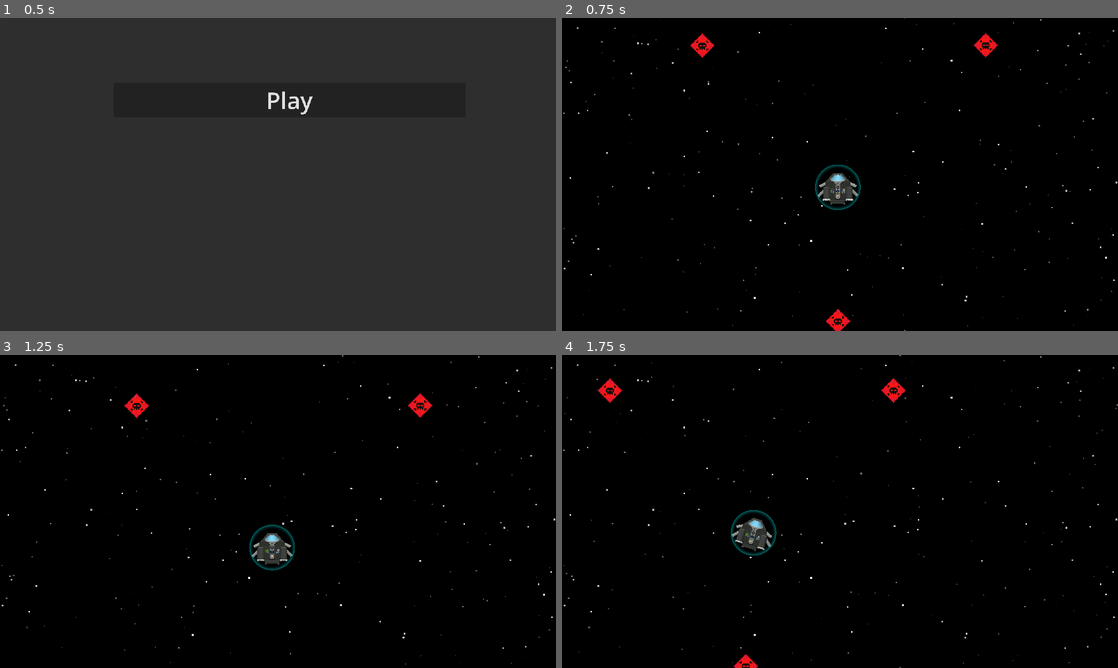
Above: before the commit, frames 1-4 (two rows, left to right).
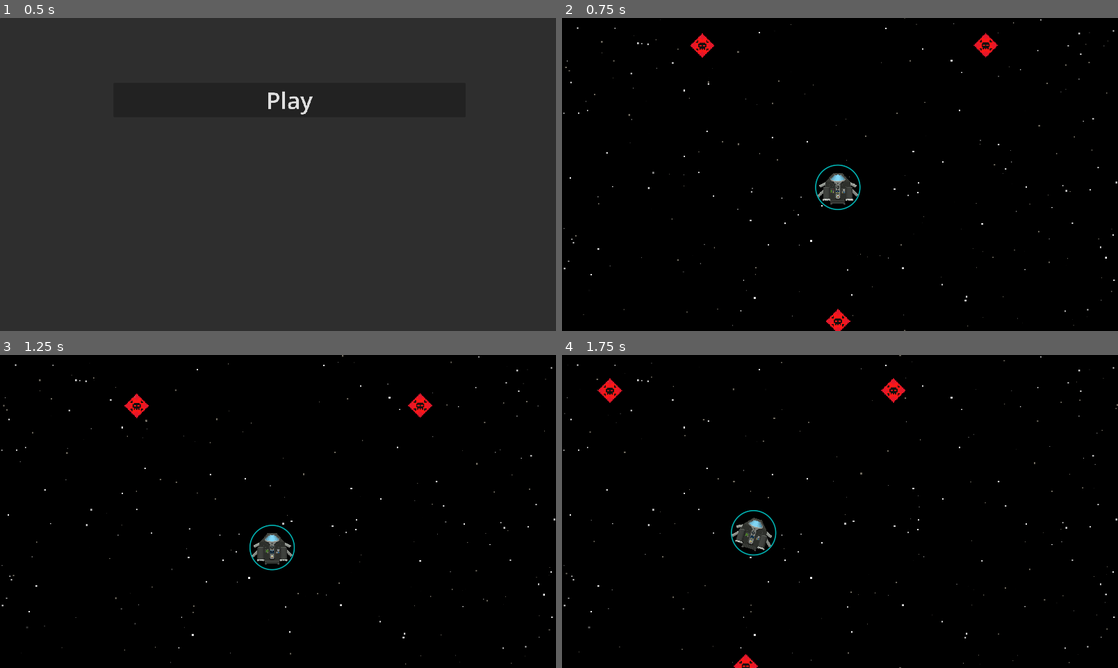
Above: after the commit, the same moments.

Repository: creusator/A_Random_Space_Game
Game: Godot game, scene res://UI/Menus/MainMenu/MainMenu.tscn
The game is run twice, just before and just after one commit, with the same random seed, the same clock (stepped at 60 frames per second) and the same inputs.
Inputs (mouse positions are in pixels of both pictures, inside the frame that each line leads up to):
- Up to frame 1 (0.5 s): no input
- Up to frame 2 (0.75 s): click "Play" at 0.5 s
- Up to frame 3 (1.25 s): no input
- Up to frame 4 (1.75 s): move the mouse to (962, 495) at 1.27 s; hold D (rotate_right) from 1.28 s (still down); hold Right mouse button (enable_precision_mode_hold) from 1.28 s (still down)

Frame 1 is identical in both runs. In frame 2, 0.2% of the frame differs, in the area x 45-54%, y 46-62%; in frame 3, 0.2%; in frame 4, 0.2%, in the area x 30-39%, y 49-65%.

Commit message:
VFX - improved shield shader
- more settings to fiddle with.
- soon capsule shapes

Diff:
--- a/Entities/Ships/NorikerMKI/ShipComponents/InternalComponents/ShieldGenerator/NorikerShield.tscn
+++ b/Entities/Ships/NorikerMKI/ShipComponents/InternalComponents/ShieldGenerator/NorikerShield.tscn
@@ -6,16 +6,26 @@
 
 [sub_resource type="ShaderMaterial" id="ShaderMaterial_s45xk"]
 shader = ExtResource("2_s45xk")
+shader_parameter/shape_type = 0
 shader_parameter/shape_size = Vector2(100, 100)
+shader_parameter/radius = 50.0
 shader_parameter/color = Vector4(0, 0.5, 1, 1)
+shader_parameter/line_thickness = 3.0
+shader_parameter/smooth_factor = 4.0
+shader_parameter/inner_shrink = 0.65
 
 [sub_resource type="CircleShape2D" id="CircleShape2D_22pi5"]
 radius = 80.0
 
 [sub_resource type="ShaderMaterial" id="ShaderMaterial_ocreq"]
 shader = ExtResource("2_s45xk")
+shader_parameter/shape_type = 0
 shader_parameter/shape_size = Vector2(100, 100)
-shader_parameter/color = Vector4(0, 0.8, 1, 1)
+shader_parameter/radius = 50.0
+shader_parameter/color = Vector4(0, 0.8, 1, 0.73)
+shader_parameter/line_thickness = 0.1
+shader_parameter/smooth_factor = 4.0
+shader_parameter/inner_shrink = 1.0
 
 [sub_resource type="Gradient" id="Gradient_ocreq"]
 offsets = PackedFloat32Array(1)
@@ -41,7 +51,7 @@
 
 [node name="VFX" type="Sprite2D" parent="." index="2" node_paths=PackedStringArray("collision_shape")]
 material = SubResource("ShaderMaterial_ocreq")
-scale = Vector2(3.23918, 2.00026)
+scale = Vector2(2.07745, 2.00026)
 texture = SubResource("GradientTexture2D_e3lsf")
 region_rect = Rect2(119, 14, 20, 51)
 script = ExtResource("3_ocreq")
--- a/Scripts/Shaders/EnergyShield.gdshader
+++ b/Scripts/Shaders/EnergyShield.gdshader
@@ -1,20 +1,58 @@
 shader_type canvas_item;
 
+uniform int shape_type = 0; // 0 = circle, 1 = capsule
 uniform vec2 shape_size = vec2(100.0, 100.0);
-uniform vec4 color = vec4(0.0, 1.0, 1.0, 1.0);
+uniform float radius = 50.0;
+uniform vec4 color = vec4(0.0, 0.8, 1.0, 0.7);
 
-float circle(vec2 position, float radius, float feather)
-{
-	return smoothstep(radius, radius + feather, length(position));
+uniform float line_thickness = 0.1;
+uniform float smooth_factor = 4.0;
+uniform float inner_shrink = 1.0;
+
+float sd_circle(vec2 p, float r) {
+	return length(p) - r;
+}
+
+float sd_roundrect(vec2 p, vec2 b, float r) {
+	vec2 q = abs(p) - b;
+	return length(max(q, vec2(0.0))) + min(max(q.x, q.y), 0.0) - r;
 }
 
 void fragment() {
 	vec2 center = vec2(0.5, 0.5);
-	vec2 uv = (UV - center) * shape_size / max(shape_size.x, shape_size.y);
-	float radius = 0.49;
-	float outer = circle(uv, radius, 0.01);
-	float fade_effect = sin(TIME) * 0.02;
-	float inner = 1.0 - circle(uv, radius * 0.8, 0.25 - fade_effect);
+	float maxdim = max(shape_size.x, shape_size.y);
+	vec2 uv = (UV - center) * shape_size / maxdim;
+	float sdf = 1.0;
+	if (shape_type == 0) {
+		float r = 0.48;
+		sdf = sd_circle(uv, r);
+	} else {
+		float r_px = radius * 0.99;
+		float half_h_px = max((shape_size.y * 0.49) - r_px, 0.0);
+		float r_norm = r_px / maxdim;
+		float half_h_norm = half_h_px / maxdim;
+		sdf = sd_roundrect(uv, vec2(r_norm, half_h_norm), r_norm);
+	}
+	float inside = 1.0 - smoothstep(0.0, smooth_factor / maxdim, sdf);
+	float t_norm = line_thickness / maxdim;
+	float s_norm = smooth_factor / maxdim;
+	float outline = 1.0 - smoothstep(t_norm, t_norm + s_norm, abs(sdf));
+	float inner = 0.0;
+	if (shape_type == 0) {
+		float r_in = 0.5 * inner_shrink;
+		float sdf_in = sd_circle(uv, r_in);
+		inner = 1.0 - smoothstep(-s_norm, s_norm, sdf_in);
+	} else {
+		float r_px = radius;
+		float half_h_px = max((shape_size.y * 0.5) - r_px, 0.0);
+		float r_norm = r_px / maxdim;
+		float half_h_norm = half_h_px / maxdim;
+		vec2 b_in = vec2(r_norm * inner_shrink, half_h_norm * inner_shrink);
+		float r_in_norm = r_norm * inner_shrink;
+		float sdf_in = sd_roundrect(uv, b_in, r_in_norm);
+		inner = 1.0 - smoothstep(-s_norm, s_norm, sdf_in);
+	}
+	float alpha = clamp((outline + (inside - inner)), 0.0, 1.0);
 	COLOR = color;
-	COLOR.a -= outer + inner;
+	COLOR.a *= alpha;
 }
--- a/Scripts/VFX/EnergyShieldVFX/AutoCollisionSize.gd
+++ b/Scripts/VFX/EnergyShieldVFX/AutoCollisionSize.gd
@@ -7,22 +7,31 @@
 
 func _update_sprite_and_shader() -> void:
 	if collision_shape == null or collision_shape.shape == null:
-		push_error("No valid CollisionShape2D assigned")
 		return
+
 	var shape = collision_shape.shape
 	var texture_size = texture.get_size()
-	if material == null:
-		push_error("You forgot the shader material dumbass")
+	var mat := material as ShaderMaterial
+	if mat == null:
 		return
+
 	var new_size = Vector2.ZERO
-	if shape is RectangleShape2D:
-		new_size = shape.extents * 2.0
-	elif shape is CircleShape2D:
+	var shape_type = 0
+	var radius_px = 0.0
+
+	if shape is CircleShape2D:
 		new_size = Vector2(shape.radius * 2.0, shape.radius * 2.0)
+		shape_type = 0
+		radius_px = shape.radius
 	elif shape is CapsuleShape2D:
-		new_size = Vector2(shape.radius * 2.0, shape.height + shape.radius * 2.0)
+		new_size = Vector2(shape.radius * 2.1, shape.height)
+		shape_type = 1
+		radius_px = shape.radius / 2
 	else:
-		push_warning("Unsupported CollisionShape2D shape")
 		return
+
 	scale = new_size / texture_size
-	material.set_shader_parameter("shape_size", new_size)
+
+	mat.set_shader_parameter("shape_size", new_size)
+	mat.set_shader_parameter("shape_type", shape_type)
+	mat.set_shader_parameter("radius", radius_px)
